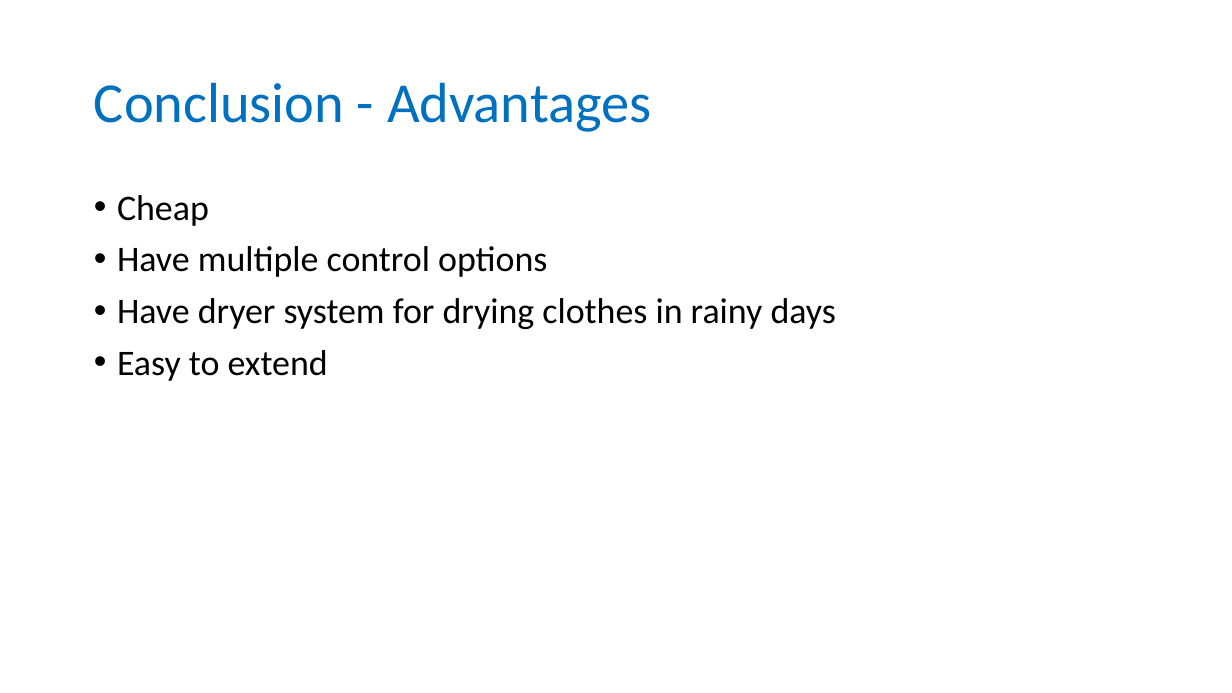
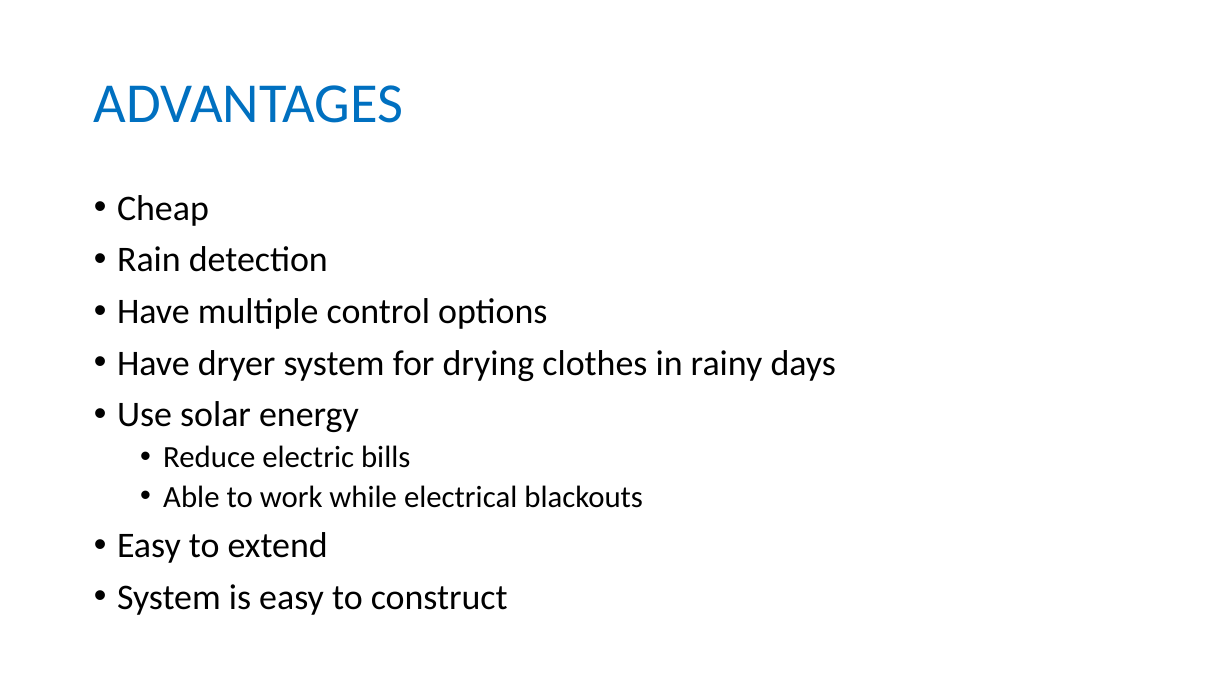
Before and after one commit to longhoang0304/DCDCS_Documentation, a slide deck: slide 29 of Final-Presentation.pptx (slide 15 before the commit). Drawn at 1232x693 pixels with LibreOffice and Linux fonts; fonts in the diff are those of the drawing. Boxes give left, top, right and bottom in pixels: in the first picture for what was removed or moved away, otherwise in the second. Text is boxed around its words. In the diff, an @@ line names an element or a change of style, - is before the commit and + after.

Commit message:
Fix slide

```diff
--- a/Final-Presentation.pptx
+++ b/Final-Presentation.pptx
@@ title at <box>94,85,403,123</box>: text changed @@
-Conclusion - Advantages
+ADVANTAGES
@@ text at <box>117,246,328,272</box>: paragraph added @@
+• Rain detection
@@ text at <box>117,401,643,508</box>: paragraphs added @@
+• Use solar energy
+  • Reduce electric bills
+  • Able to work while electrical blackouts
@@ text at <box>117,584,508,615</box>: paragraph added @@
+• System is easy to construct
```
Also in this commit, not shown: 3 other slides changed, 31 slides added, 11 slides removed, 2 other files.
